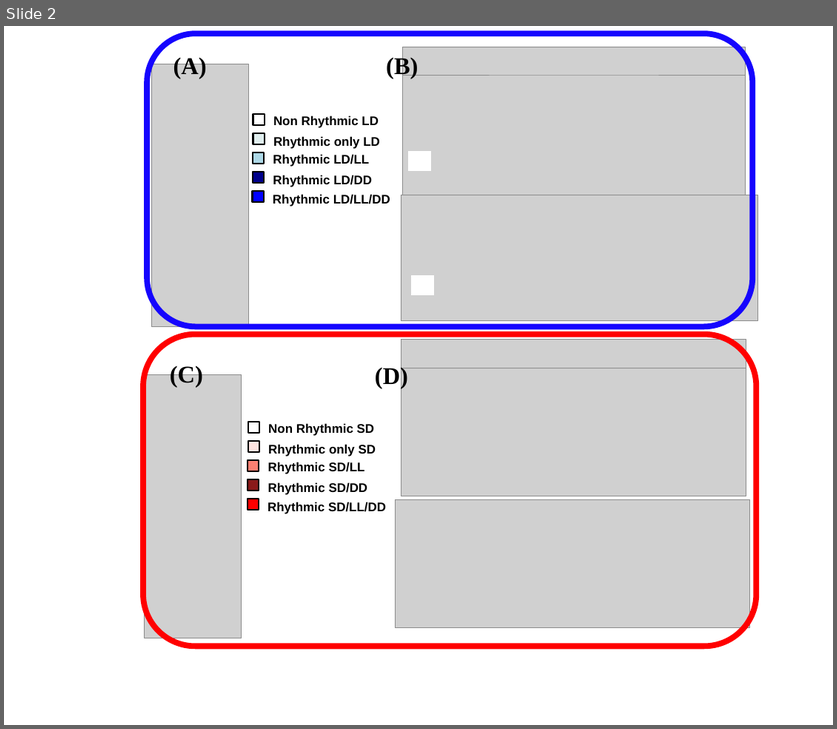
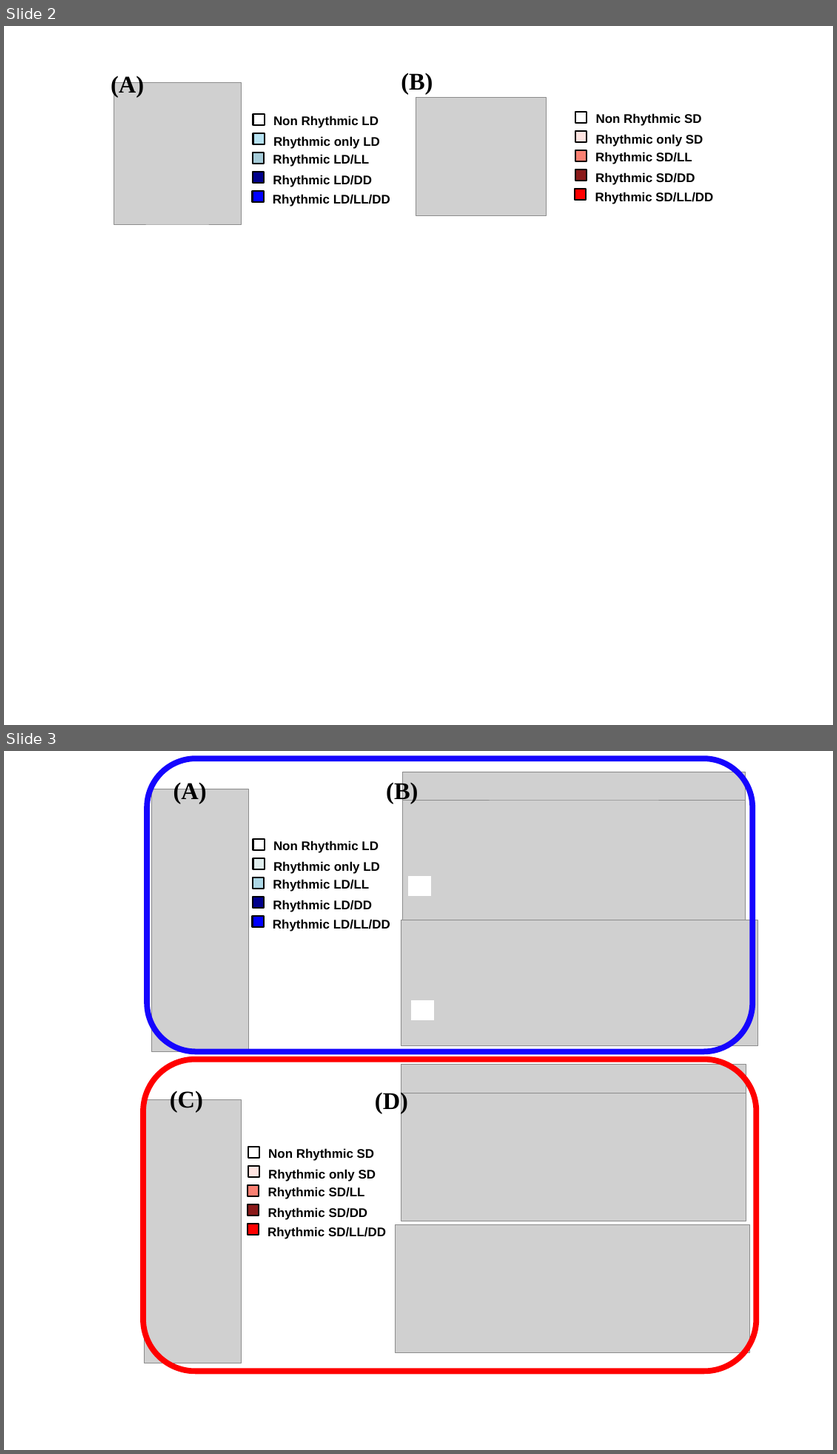
Before and after one commit to ABRomeroLosada/PhD_thesis, a slide deck: Fig_chapter2/2-Transcriptome rhythmicity/figure1.odp. Shown one above the other, each under a label of ours: slide 2 before the commit, slides 2 and 3 after it. The pictures are 837x729 and 837x1454 pixels, drawn with LibreOffice and Linux fonts; fonts in the diff are those of the drawing; grey boxes stand for pictures. Boxes give left, top, right and bottom in pixels: in the first picture for what was removed or moved away, otherwise in the second. Text is boxed around its words. In the diff, an @@ line names an element or a change of style, - is before the commit and + after.

```diff
--- a/Fig_chapter2/2-Transcriptome rhythmicity/figure1.odp
+++ b/Fig_chapter2/2-Transcriptome rhythmicity/figure1.odp
@@ slide 2 added at [4,26,833,725], background #FFFFFF @@
@@ text added at [111,73,144,97], 46 pt, text #000000, bold @@
+(A)
@@ picture added at [114,82,241,224] @@
@@ text added at [401,73,432,95], 46 pt, text #000000, bold @@
+(B)
@@ rectangle added at [253,114,264,125], fill #FFFFFF, outline #000000 3 pt @@
@@ picture added at [415,97,546,215] @@
@@ rectangle added at [575,112,586,123], fill #FFFFFF, outline #000000 3 pt @@
@@ text added at [596,113,702,126], 24 pt, text #000000, bold @@
+Non Rhythmic SD
@@ rectangle added at [253,133,264,144], fill #B6E2F1, outline #000000 3 pt @@
@@ text added at [273,136,380,149], 24 pt, text #000000, bold @@
+Rhythmic only LD
@@ text added at [273,116,378,128], 24 pt, text #000000, bold @@
+Non Rhythmic LD
@@ rectangle added at [575,131,586,143], fill #FFE4E1, outline #000000 3 pt @@
@@ text added at [596,134,703,147], 24 pt, text #000000, bold @@
+Rhythmic only SD
@@ rectangle added at [253,153,264,164], fill #A5CBD8, outline #000000 3 pt @@
@@ text added at [273,154,369,167], 24 pt, text #000000, bold @@
+Rhythmic LD/LL
@@ rectangle added at [575,150,586,161], fill #FA8072, outline #000000 3 pt @@
@@ text added at [595,152,692,164], 24 pt, text #000000, bold @@
+Rhythmic SD/LL
@@ rectangle added at [253,172,264,183], fill #00008B, outline #000000 3 pt @@
@@ text added at [273,175,372,187], 24 pt, text #000000, bold @@
+Rhythmic LD/DD
@@ rectangle added at [575,170,586,181], fill #8A1919, outline #000000 3 pt @@
@@ text added at [595,173,695,185], 24 pt, text #000000, bold @@
+Rhythmic SD/DD
@@ rectangle added at [252,191,264,202], fill #0000FF, outline #000000 3 pt @@
@@ text added at [273,194,390,207], 24 pt, text #000000, bold @@
+Rhythmic LD/LL/DD
@@ rectangle added at [575,189,586,200], fill #FF0000, outline #000000 3 pt @@
@@ text added at [595,192,713,204], 24 pt, text #000000, bold @@
+Rhythmic SD/LL/DD
@@ what was slide 2 is now slide 3 @@
```
Also in this commit, not shown: 1 slide changed, 4 other files.
